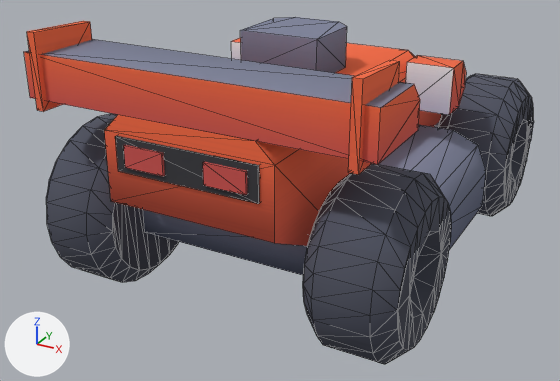
Renders of the glTF model public/assets/concepts/bolt-plus.glb from each side of a commit.
Before and after are seen from a camera (50 mm lens) standing at (0.527, -1.156, 0.617) and looking at (-0.057, -0.094, 0.086). The lights are fixed; the arrows at lower left show +X, +Y and +Z. The older version comes first. Mesh edges are drawn as thin lines. Where no turn or scale is listed for an object, it has been applied to the vertices. Vertices at exactly the same position are counted once.

Names of what the first picture shows: 'axle', 'bolt-plus', 'wheel-bl', 'wheel-br', 'wheel-fr'.
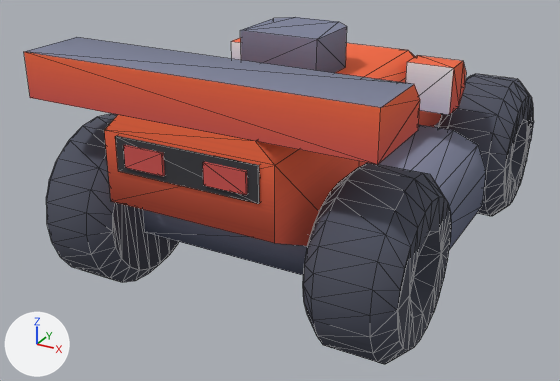
Pixel boxes (x1, y1, x2, y2) of what changed, in the pictures (560 x 381 px):
part 1 of me_body, deleted (red): before (348, 60, 400, 175)
part 2 of me_body, deleted (red): before (27, 21, 92, 112)

Diff of the bpy script that builds the scene:
```diff
--- a/public/assets/concepts/bolt-plus.glb.py
+++ b/public/assets/concepts/bolt-plus.glb.py
@@ me_body @@
 # used by ob_bolt_plus; location = (0.0, 0.0, 0.0)
-me_body.from_pydata(...)  # 204 vertices, 328 faces; spans x -0.25..0.25, y -0.445..0.438, z 0.062..0.405
+me_body.from_pydata(...)  # 188 vertices, 304 faces; spans x -0.25..0.25, y -0.444..0.438, z 0.062..0.375
+# me_body part 1: the loose piece of 8 vertices spanning x 0.22..0.232, y -0.445..-0.34, z 0.3..0.405 is deleted
+# me_body part 2: the loose piece of 8 vertices spanning x -0.232..-0.22, y -0.445..-0.34, z 0.3..0.405 is deleted
 me_body.materials.append(mat_colormap)
```
